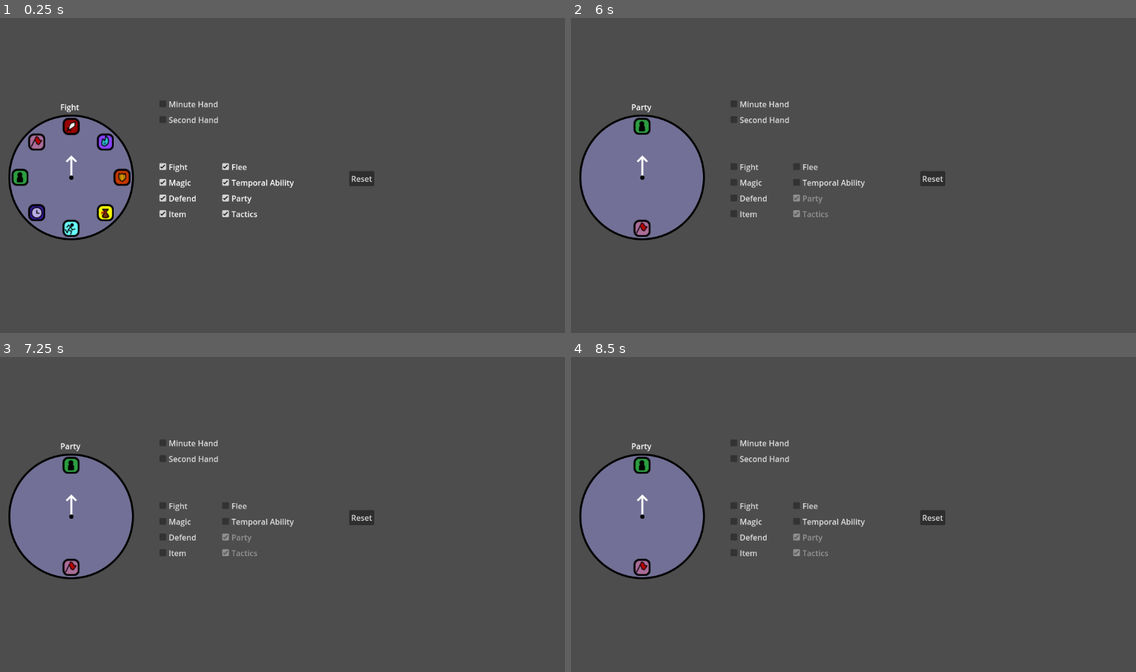
Above: before the commit, frames 1-4 (two rows, left to right).
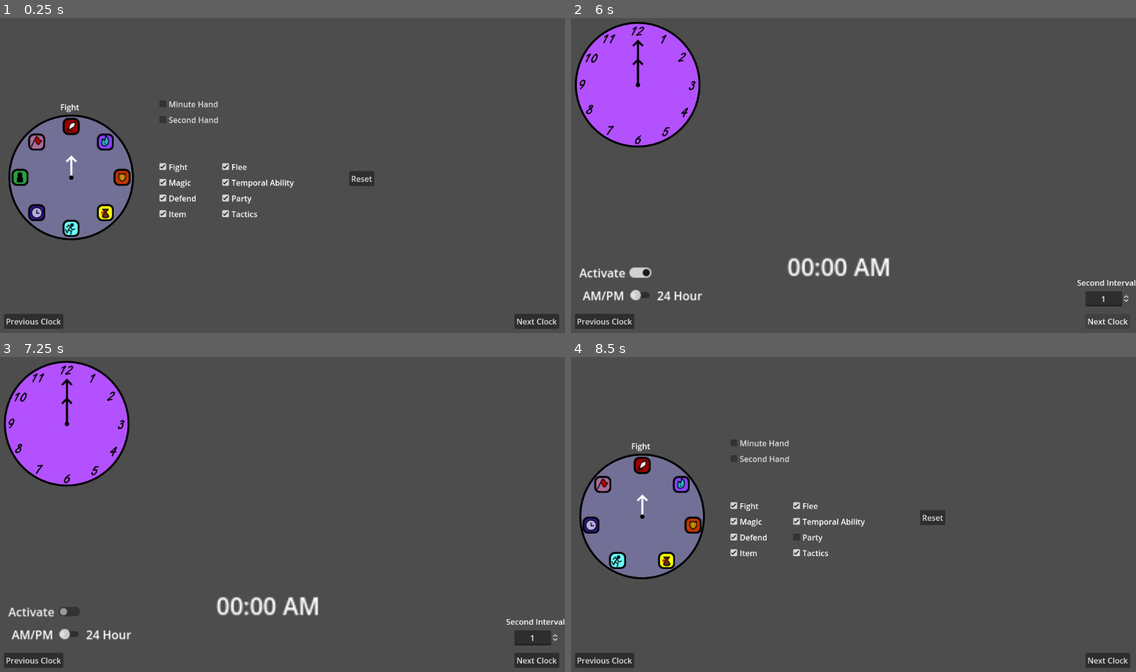
Above: after the commit, the same moments.

Repository: IExistAsAConstruct/Battle-Clock-Prototype
Game: Godot game, scene res://Scenes/battle_clock.tscn
Same seed, same stepped clock (60 frames per second), same inputs: the game is played once before the commit and once after it. Before the commit the project starts from res://battle_clock.tscn.
Inputs (mouse positions are in pixels of both pictures, inside the frame that each line leads up to):
- Up to frame 1 (0.25 s): no input
- Up to frame 2 (6 s): click "Fight" at 0.5 s; click "Magic" at 1.25 s; click "Defend" at 2 s; click "Item" at 2.75 s; click "Flee" at 3.5 s; click "Temporal Ability" at 4.25 s; click (604, 320) at 5 s, where only the run after the commit has a clickable "Previous Clock"; click (1107, 320) at 5.75 s, where only the run after the commit has a clickable "Next Clock"
- Up to frame 3 (7.25 s): click (45, 612) at 6.5 s, where only the run after the commit has a clickable "Activate"
- Up to frame 4 (8.5 s): click (604, 659) at 7.25 s, where only the run after the commit has a clickable "Previous Clock"; click (825, 536) at 8 s, where only the run after the commit has a clickable "Party"

The runs differ from the first frame. In frame 1, 0.8% of the frame differs, in the area x 0-99%, y 93-99%; in frame 2, 16%; in frame 3, 16%, in the area x 0-100%, y 1-99%; in frame 4, 2.4%.

Commit message:
Tweaked Battle Clock. Added Time Clock.
* Moved files into folders
* Tweaked how the Battle Clock handled conditions
* Created a new Scene meant to show off different clocks that tell the time

Diff:
--- a/battle_clock.tscn
+++ b/Scenes/battle_clock.tscn
@@ -1,25 +1,26 @@
-[gd_scene load_steps=28 format=3 uid="uid://dskyondnaylrl"]
-
-[ext_resource type="Script" path="res://Scripts/battle_clock.gd" id="1_5s26l"]
-[ext_resource type="Texture2D" uid="uid://7b2xrpre7ifa" path="res://Clock/clock_back.png" id="1_yfyok"]
-[ext_resource type="Texture2D" uid="uid://v6qj1nhtg21t" path="res://Clock/clock_center.png" id="2_g2wye"]
-[ext_resource type="Script" path="res://Scripts/clock.gd" id="2_hx32b"]
-[ext_resource type="Texture2D" uid="uid://047qgrtjtprj" path="res://Clock/hour_hand.png" id="3_lei5j"]
-[ext_resource type="Script" path="res://Scripts/hour_hand.gd" id="4_fnowv"]
-[ext_resource type="Texture2D" uid="uid://bgikfycuv6l6i" path="res://Clock/minute_hand.png" id="4_rh74f"]
-[ext_resource type="Texture2D" uid="uid://bfvw5d5wpbjo0" path="res://Clock/second_hand.png" id="5_fd1i1"]
-[ext_resource type="Texture2D" uid="uid://bsl1yf3h1u4h2" path="res://Clock/attack_icon.png" id="6_7k3c7"]
-[ext_resource type="Texture2D" uid="uid://b4nmktk2fmgdd" path="res://Clock/magic_icon.png" id="7_mnxlp"]
-[ext_resource type="Texture2D" uid="uid://ler16mt8pxen" path="res://Clock/defend_icon.png" id="8_d3sp5"]
-[ext_resource type="Script" path="res://minute_hand.gd" id="8_eyl6r"]
-[ext_resource type="Texture2D" uid="uid://bo7hlbcy3ajep" path="res://Clock/item_icon.png" id="9_y8pya"]
-[ext_resource type="Script" path="res://second_hand.gd" id="10_2msn6"]
-[ext_resource type="Texture2D" uid="uid://dsq4b0ti8yvru" path="res://Clock/flee_icon.png" id="10_nt0xn"]
-[ext_resource type="Texture2D" uid="uid://4vhjmxdu67qr" path="res://Clock/temporal_icon.png" id="11_sx653"]
-[ext_resource type="Texture2D" uid="uid://in0fvokdvx1d" path="res://Clock/party_icon.png" id="12_egijo"]
-[ext_resource type="Texture2D" uid="uid://blyhlo024r3p2" path="res://Clock/tactics_icon.png" id="13_1xosq"]
-[ext_resource type="Script" path="res://Scripts/text.gd" id="15_g06ig"]
-[ext_resource type="Script" path="res://Scripts/conditions.gd" id="17_jpti8"]
+[gd_scene load_steps=29 format=3 uid="uid://dskyondnaylrl"]
+
+[ext_resource type="Script" path="res://Scripts/battle_clock.gd" id="1_3ujc8"]
+[ext_resource type="Script" path="res://Scripts/clock_battle.gd" id="2_1qn5u"]
+[ext_resource type="Texture2D" uid="uid://7b2xrpre7ifa" path="res://Sprites/Battle Clock/clock_back.png" id="3_4n4kf"]
+[ext_resource type="Texture2D" uid="uid://v6qj1nhtg21t" path="res://Sprites/Battle Clock/clock_center.png" id="4_o02kc"]
+[ext_resource type="Texture2D" uid="uid://047qgrtjtprj" path="res://Sprites/Battle Clock/hour_hand.png" id="5_55m8o"]
+[ext_resource type="Script" path="res://Scripts/hour_hand.gd" id="6_crndd"]
+[ext_resource type="Texture2D" uid="uid://bgikfycuv6l6i" path="res://Sprites/Battle Clock/minute_hand.png" id="7_ls37p"]
+[ext_resource type="Script" path="res://Scripts/minute_hand.gd" id="8_7hhom"]
+[ext_resource type="Texture2D" uid="uid://bfvw5d5wpbjo0" path="res://Sprites/Battle Clock/second_hand.png" id="9_upqk7"]
+[ext_resource type="Script" path="res://Scripts/second_hand.gd" id="10_o8ymu"]
+[ext_resource type="Texture2D" uid="uid://bsl1yf3h1u4h2" path="res://Sprites/Battle Clock/attack_icon.png" id="11_8wfau"]
+[ext_resource type="Texture2D" uid="uid://b4nmktk2fmgdd" path="res://Sprites/Battle Clock/magic_icon.png" id="12_twki4"]
+[ext_resource type="Texture2D" uid="uid://ler16mt8pxen" path="res://Sprites/Battle Clock/defend_icon.png" id="13_bpnm4"]
+[ext_resource type="Texture2D" uid="uid://bo7hlbcy3ajep" path="res://Sprites/Battle Clock/item_icon.png" id="14_vcrok"]
+[ext_resource type="Texture2D" uid="uid://dsq4b0ti8yvru" path="res://Sprites/Battle Clock/flee_icon.png" id="15_yak32"]
+[ext_resource type="Texture2D" uid="uid://4vhjmxdu67qr" path="res://Sprites/Battle Clock/temporal_icon.png" id="16_ddkt1"]
+[ext_resource type="Texture2D" uid="uid://in0fvokdvx1d" path="res://Sprites/Battle Clock/party_icon.png" id="17_ngb1a"]
+[ext_resource type="Texture2D" uid="uid://blyhlo024r3p2" path="res://Sprites/Battle Clock/tactics_icon.png" id="18_x318s"]
+[ext_resource type="Script" path="res://Scripts/text.gd" id="19_v0jch"]
+[ext_resource type="Script" path="res://Scripts/conditions.gd" id="20_gltfc"]
+[ext_resource type="Script" path="res://Scripts/change_scene_battle.gd" id="21_trbte"]
 
 [sub_resource type="Animation" id="Animation_snghl"]
 length = 0.001
@@ -77,82 +78,82 @@
 anchor_bottom = 1.0
 grow_horizontal = 2
 grow_vertical = 2
-script = ExtResource("1_5s26l")
+script = ExtResource("1_3ujc8")
 
 [node name="Clock" type="Node2D" parent="."]
 position = Vector2(145, 325)
-script = ExtResource("2_hx32b")
+script = ExtResource("2_1qn5u")
 
 [node name="ClockBack" type="Sprite2D" parent="Clock"]
-texture = ExtResource("1_yfyok")
+texture = ExtResource("3_4n4kf")
 
 [node name="ClockCenter" type="Sprite2D" parent="Clock"]
 z_index = 10
-texture = ExtResource("2_g2wye")
+texture = ExtResource("4_o02kc")
 
 [node name="HourHand" type="Sprite2D" parent="Clock"]
 z_index = 9
-texture = ExtResource("3_lei5j")
-script = ExtResource("4_fnowv")
+texture = ExtResource("5_55m8o")
+script = ExtResource("6_crndd")
 
 [node name="MinuteHand" type="Sprite2D" parent="Clock"]
 visible = false
 z_index = 8
-texture = ExtResource("4_rh74f")
-script = ExtResource("8_eyl6r")
+texture = ExtResource("7_ls37p")
+script = ExtResource("8_7hhom")
 
 [node name="SecondHand" type="Sprite2D" parent="Clock"]
 visible = false
 z_index = 7
-texture = ExtResource("5_fd1i1")
-script = ExtResource("10_2msn6")
+texture = ExtResource("9_upqk7")
+script = ExtResource("10_o8ymu")
 
 [node name="Icons" type="Node2D" parent="Clock"]
 
 [node name="Fight" type="Sprite2D" parent="Clock/Icons"]
-texture = ExtResource("6_7k3c7")
+texture = ExtResource("11_8wfau")
 offset = Vector2(0, -104)
 region_enabled = true
 region_rect = Rect2(110.646, 6.4531, 35.3543, 35.9)
 
 [node name="Magic" type="Sprite2D" parent="Clock/Icons"]
-texture = ExtResource("7_mnxlp")
+texture = ExtResource("12_twki4")
 offset = Vector2(70, -72)
 region_enabled = true
 region_rect = Rect2(180, 39, 35, 35)
 
 [node name="Defend" type="Sprite2D" parent="Clock/Icons"]
-texture = ExtResource("8_d3sp5")
+texture = ExtResource("13_bpnm4")
 offset = Vector2(104, 0)
 region_enabled = true
 region_rect = Rect2(214, 111, 35, 35)
 
 [node name="Item" type="Sprite2D" parent="Clock/Icons"]
-texture = ExtResource("9_y8pya")
+texture = ExtResource("14_vcrok")
 offset = Vector2(70, 72)
 region_enabled = true
 region_rect = Rect2(180, 181, 35, 35)
 
 [node name="Flee" type="Sprite2D" parent="Clock/Icons"]
-texture = ExtResource("10_nt0xn")
+texture = ExtResource("15_yak32")
 offset = Vector2(0, 104)
 region_enabled = true
 region_rect = Rect2(111, 214, 35, 35)
 
 [node name="Temporal Ability" type="Sprite2D" parent="Clock/Icons"]
-texture = ExtResource("11_sx653")
+texture = ExtResource("16_ddkt1")
 offset = Vector2(-70, 72)
 region_enabled = true
 region_rect = Rect2(41, 181, 35, 35)
 
 [node name="Party" type="Sprite2D" parent="Clock/Icons"]
-texture = ExtResource("12_egijo")
+texture = ExtResource("17_ngb1a")
 offset = Vector2(-104, 0)
 region_enabled = true
 region_rect = Rect2(7, 111, 35, 35)
 
 [node name="Tactics" type="Sprite2D" parent="Clock/Icons"]
-texture = ExtResource("13_1xosq")
+texture = ExtResource("18_x318s")
 offset = Vector2(-70, -72)
 region_enabled = true
 region_rect = Rect2(40, 39, 35, 35)
@@ -448,6 +449,32 @@
 
 [node name="CenterClockPos" type="Marker2D" parent="."]
 position = Vector2(145, 325)
+
+[node name="Change Scene" type="Control" parent="."]
+layout_mode = 3
+anchors_preset = 0
+offset_top = 585.0
+offset_right = 1152.0
+offset_bottom = 648.0
+script = ExtResource("21_trbte")
+
+[node name="Previous" type="Button" parent="Change Scene"]
+layout_mode = 0
+offset_left = 8.0
+offset_top = 18.0
+offset_right = 129.0
+offset_bottom = 49.0
+focus_mode = 0
+text = "Previous Clock"
+
+[node name="Next" type="Button" parent="Change Scene"]
+layout_mode = 0
+offset_left = 1049.0
+offset_top = 18.0
+offset_right = 1140.0
+offset_bottom = 49.0
+focus_mode = 0
+text = "Next Clock"
 
 [connection signal="end_turn" from="Clock/HourHand" to="Text" method="_on_hour_hand_end_turn"]
 [connection signal="send_to_hand" from="Clock/HourHand" to="Clock/MinuteHand" method="_on_hour_hand_send_to_hand"]
@@ -512,3 +539,4 @@
 [connection signal="toggled" from="Conditions/TacticsCheck" to="Conditions" method="_on_tactics_check_toggled"]
 [connection signal="pressed" from="Conditions/ResetButton" to="Clock" method="_on_reset_button_pressed"]
 [connection signal="pressed" from="Conditions/ResetButton" to="Text" method="_on_reset_button_pressed"]
+[connection signal="pressed" from="Change Scene/Next" to="Change Scene" method="_on_next_pressed"]
--- /dev/null
+++ b/Scenes/time_clock.tscn
@@ -0,0 +1,152 @@
+[gd_scene load_steps=9 format=3 uid="uid://becx3xudegdh1"]
+
+[ext_resource type="Script" path="res://Scripts/clock_time.gd" id="1_ox2lv"]
+[ext_resource type="Texture2D" uid="uid://6h2qluxo7rw0" path="res://Sprites/Time Clock/clock_back.png" id="1_tmric"]
+[ext_resource type="Texture2D" uid="uid://ddqnqe7xm0y7a" path="res://Sprites/Time Clock/hour_hand.png" id="2_5ht2o"]
+[ext_resource type="Texture2D" uid="uid://c5ncf71u8nmhe" path="res://Sprites/Time Clock/minute_hand.png" id="3_ql5r3"]
+[ext_resource type="Script" path="res://Scripts/time_text.gd" id="4_6xofc"]
+[ext_resource type="Script" path="res://Scripts/change_scene_time.gd" id="6_g660s"]
+
+[sub_resource type="SystemFont" id="SystemFont_u68et"]
+font_names = PackedStringArray("MV Boli")
+
+[sub_resource type="LabelSettings" id="LabelSettings_00iql"]
+font = SubResource("SystemFont_u68et")
+
+[node name="Time Clock" type="Control"]
+layout_mode = 3
+anchors_preset = 15
+anchor_right = 1.0
+anchor_bottom = 1.0
+grow_horizontal = 2
+grow_vertical = 2
+
+[node name="Clock" type="Node2D" parent="."]
+position = Vector2(8, 8)
+script = ExtResource("1_ox2lv")
+
+[node name="ClockBack" type="Sprite2D" parent="Clock"]
+texture = ExtResource("1_tmric")
+offset = Vector2(128, 128)
+
+[node name="HourHand" type="Sprite2D" parent="Clock"]
+z_index = 1
+position = Vector2(128, 128)
+texture = ExtResource("2_5ht2o")
+region_rect = Rect2(0, 0, 256, 256)
+
+[node name="MinuteHand" type="Sprite2D" parent="Clock"]
+z_index = 2
+position = Vector2(128, 128)
+texture = ExtResource("3_ql5r3")
+
+[node name="TimeControl" type="Control" parent="."]
+anchors_preset = 0
+offset_top = 384.0
+offset_right = 1152.0
+offset_bottom = 648.0
+
+[node name="TimeText" type="Label" parent="TimeControl"]
+layout_mode = 0
+offset_left = 384.0
+offset_top = 88.0
+offset_right = 493.0
+offset_bottom = 115.0
+scale = Vector2(3, 3)
+text = "01:00 AM"
+label_settings = SubResource("LabelSettings_00iql")
+horizontal_alignment = 1
+script = ExtResource("4_6xofc")
+
+[node name="ActivateTime" type="CheckButton" parent="TimeControl"]
+layout_mode = 0
+offset_left = 8.0
+offset_top = 112.0
+offset_right = 119.0
+offset_bottom = 143.0
+scale = Vector2(1.5, 1.5)
+focus_mode = 0
+button_pressed = true
+text = "Activate"
+
+[node name="12HourSlider" type="HSlider" parent="TimeControl"]
+layout_mode = 0
+offset_left = 120.0
+offset_top = 169.0
+offset_right = 147.0
+offset_bottom = 185.0
+scale = Vector2(1.5, 1.5)
+max_value = 1.0
+
+[node name="12HourText" type="Label" parent="TimeControl/12HourSlider"]
+layout_mode = 0
+offset_left = -64.0
+offset_top = -2.66667
+offset_right = -7.0
+offset_bottom = 20.3333
+text = "AM/PM"
+horizontal_alignment = 1
+
+[node name="24HourText" type="Label" parent="TimeControl/12HourSlider"]
+layout_mode = 0
+offset_left = 36.6667
+offset_top = -2.66667
+offset_right = 98.6667
+offset_bottom = 20.3333
+text = "24 Hour"
+horizontal_alignment = 1
+
+[node name="SecondInterval" type="Control" parent="TimeControl"]
+anchors_preset = 0
+offset_left = 1032.0
+offset_top = 144.0
+offset_right = 1152.0
+offset_bottom = 217.0
+
+[node name="IntervalSet" type="SpinBox" parent="TimeControl/SecondInterval"]
+layout_mode = 0
+offset_left = 17.0
+offset_top = 29.0
+offset_right = 108.0
+offset_bottom = 60.0
+min_value = 1.0
+max_value = 60.0
+value = 1.0
+alignment = 1
+
+[node name="IntervalText" type="Label" parent="TimeControl/SecondInterval"]
+layout_mode = 0
+offset_right = 120.0
+offset_bottom = 23.0
+text = "Second Interval"
+
+[node name="Change Scene" type="Control" parent="."]
+layout_mode = 3
+anchors_preset = 0
+offset_top = 585.0
+offset_right = 1152.0
+offset_bottom = 648.0
+script = ExtResource("6_g660s")
+
+[node name="Previous" type="Button" parent="Change Scene"]
+layout_mode = 0
+offset_left = 8.0
+offset_top = 18.0
+offset_right = 129.0
+offset_bottom = 49.0
+focus_mode = 0
+text = "Previous Clock"
+
+[node name="Next" type="Button" parent="Change Scene"]
+layout_mode = 0
+offset_left = 1049.0
+offset_top = 18.0
+offset_right = 1140.0
+offset_bottom = 49.0
+focus_mode = 0
+text = "Next Clock"
+
+[connection signal="toggled" from="TimeControl/ActivateTime" to="TimeControl/TimeText" method="_on_activate_time_toggled"]
+[connection signal="value_changed" from="TimeControl/12HourSlider" to="TimeControl/TimeText" method="_on_hour_slider_value_changed"]
+[connection signal="value_changed" from="TimeControl/SecondInterval/IntervalSet" to="TimeControl/TimeText" method="_on_interval_set_value_changed"]
+[connection signal="pressed" from="Change Scene/Previous" to="Change Scene" method="_on_previous_pressed"]
--- /dev/null
+++ b/Scripts/change_scene_battle.gd
@@ -0,0 +1,7 @@
+extends Control
+
+
+
+
+func _on_next_pressed() -> void:
+	get_tree().change_scene_to_file("res://Scenes/time_clock.tscn")
--- /dev/null
+++ b/Scripts/change_scene_time.gd
@@ -0,0 +1,4 @@
+extends Control
+
+func _on_previous_pressed() -> void:
+	get_tree().change_scene_to_file("res://Scenes/battle_clock.tscn")
--- /dev/null
+++ b/Scripts/clock_time.gd
@@ -0,0 +1,33 @@
+extends Node2D
+var hourRotation:float = 0.0
+var minuteRotation:float = 0.0
+var trueHours:float = 0.0
+@onready var root:Node = get_parent()
+const hourRadians:float = PI/6
+const minuteRadians:float = PI/30
+const SMOOTHNESS:float = 5.0
+
+
+# Called when the node enters the scene tree for the first time.
+func _ready() -> void:
+	pass # Replace with function body.
+
+
+# Called every frame. 'delta' is the elapsed time since the previous frame.
+func _process(delta: float) -> void:
+	var hour:float = root.get_node("TimeControl/TimeText").get_hour()
+	var minute:float = root.get_node("TimeControl/TimeText").get_minute()
+	var secondInterval:int = root.get_node("TimeControl/TimeText").get_second_interval()
+
+	trueHours = hour + (minute / 60.0)
+
+	var target_hour_rotation = hourRadians * trueHours
+	var target_minute_rotation = minuteRadians * minute
+
+	#hourRotation = hourRadians * trueHours
+	#minuteRotation = minuteRadians * minute
+
+	hourRotation = lerp_angle(hourRotation, target_hour_rotation, delta * secondInterval + 0.1)
+	minuteRotation = lerp_angle(minuteRotation, target_minute_rotation, delta * secondInterval + 0.1)
+	get_node("HourHand").rotation = hourRotation
+	get_node("MinuteHand").rotation = minuteRotation
--- a/Scripts/conditions.gd
+++ b/Scripts/conditions.gd
@@ -27,12 +27,12 @@
 	if iconsActive == 2:
 		for child in get_children():
 			if child is CheckBox:
-				if child.button_pressed:
+				if child.button_pressed and (child != $MinuteHandCheck or child != $SecondHandCheck):
 					child.disabled = true
 	else:
 		for child in get_children():
 			if child is CheckBox:
-				if child.button_pressed:
+				if child.button_pressed  and (child != $MinuteHandCheck or child != $SecondHandCheck):
 					child.disabled = false
 
 func _on_fight_check_toggled(toggled_on: bool) -> void:
--- a/Scripts/hour_hand.gd
+++ b/Scripts/hour_hand.gd
@@ -18,7 +18,6 @@
 	pass # Replace with function body.
 
 func _unhandled_input(event: InputEvent) -> void:
-	print(handPos)
 	if canRotate:
 
 #region Move CW
--- /dev/null
+++ b/Scripts/time_text.gd
@@ -0,0 +1,100 @@
+extends Label
+
+# Time settings
+@export var minute: int = 0
+@export var hour: int = 0
+@export var secondInterval: int = 1
+var trueHour: int = 1
+
+# 12-hour and AM/PM settings
+var isPM: bool = false
+var is24Hour: bool = false
+var afternoonString: String = "AM"
+
+# Clock control
+var clockTicking: bool = true
+var canSwap: bool = false
+
+# Called when the node enters the scene tree for the first time.
+func _ready() -> void:
+	trueHour = hour
+	update_clock_text()
+	timeUpdate()
+
+	# Updates the clock every second or based on the interval.
+func timeUpdate() -> void:
+	await get_tree().create_timer(secondInterval).timeout
+	while clockTicking:
+		minute += 1
+		if minute > 59:
+			minute = 0
+			hour += 1
+		adjust_time_format()
+		update_clock_text()
+		await get_tree().create_timer(secondInterval).timeout
+
+# Adjusts time based on 12-hour or 24-hour format.
+func adjust_time_format() -> void:
+	if is24Hour:
+		# Handle 24-hour clock format
+		if hour > 23:
+			hour = 0
+			trueHour = hour
+	else:
+		# Handle 12-hour clock format
+		if hour == 12:
+			isPM = true
+			afternoonString = "PM"
+			trueHour = 12
+		elif hour == 0:
+			isPM = false
+			afternoonString = "AM"
+			trueHour = 12  # Midnight should be 12 AM
+		elif hour > 12:
+			isPM = true
+			afternoonString = "PM"
+			trueHour = hour - 12
+		else:
+			isPM = false
+			afternoonString = "AM"
+			trueHour = hour
+
+func update_clock_text() -> void:
+	if is24Hour:
+		text = str(trueHour).pad_zeros(2) + ":" + str(minute).pad_zeros(2)
+	else:
+		text = str(trueHour).pad_zeros(2) + ":" + str(minute).pad_zeros(2) + " " + afternoonString
+
+func get_hour() -> int:
+	return trueHour
+
+func get_minute() -> int:
+	return minute
+
+func get_second_interval() -> int:
+	return secondInterval
+
+func _on_activate_time_toggled(toggled_on: bool) -> void:
+	if toggled_on:
+		clockTicking = true
+		timeUpdate()
+	else:
+		clockTicking = false
+
+
+func _on_hour_slider_value_changed(value: float) -> void:
+	if value == 0:
+		is24Hour = false
+		if hour > 12:
+			trueHour = hour - 12
+		else:
+			trueHour = hour
+		text = str(trueHour).pad_zeros(2) + ":" + str(minute).pad_zeros(2) + " " + afternoonString
+	else:
+		is24Hour = true
+		trueHour = hour
+		text = str(trueHour).pad_zeros(2) + ":" + str(minute).pad_zeros(2)
+
+
+func _on_interval_set_value_changed(value: float) -> void:
+	secondInterval = value
--- a/project.godot
+++ b/project.godot
@@ -11,7 +11,7 @@
 [application]
 
 config/name="Clocks and shit"
-run/main_scene="res://battle_clock.tscn"
+run/main_scene="res://Scenes/battle_clock.tscn"
 config/features=PackedStringArray("4.3", "Forward Plus")
 config/icon="res://icon.svg"
 
Not shown: 2 places in Scenes/battle_clock.tscn that only renumber resources
Renamed: Scripts/clock.gd -> Scripts/clock_battle.gd
Renamed: minute_hand.gd -> Scripts/minute_hand.gd
Renamed: second_hand.gd -> Scripts/second_hand.gd
Renamed: Clock/attack_icon.png -> Sprites/Battle Clock/attack_icon.png
Not shown, changed: Sprites/Battle Clock/attack_icon.png.import
Renamed: Clock/clock_back.png -> Sprites/Battle Clock/clock_back.png
Not shown, added: Sprites/Battle Clock/clock_back.png.import
Renamed: Clock/clock_center.png -> Sprites/Battle Clock/clock_center.png
Not shown, changed: Sprites/Battle Clock/clock_center.png.import
Renamed: Clock/defend_icon.png -> Sprites/Battle Clock/defend_icon.png
Not shown, changed: Sprites/Battle Clock/defend_icon.png.import
(and 24 more such lines)
